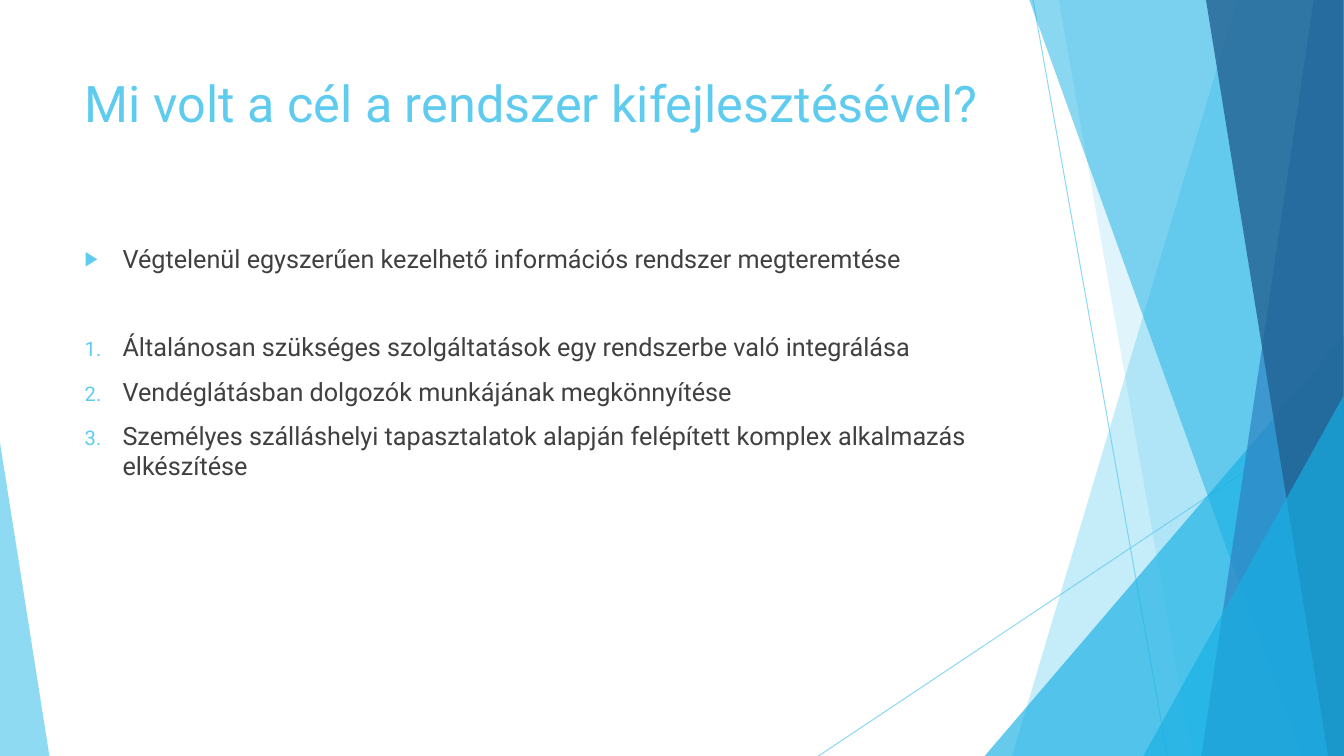
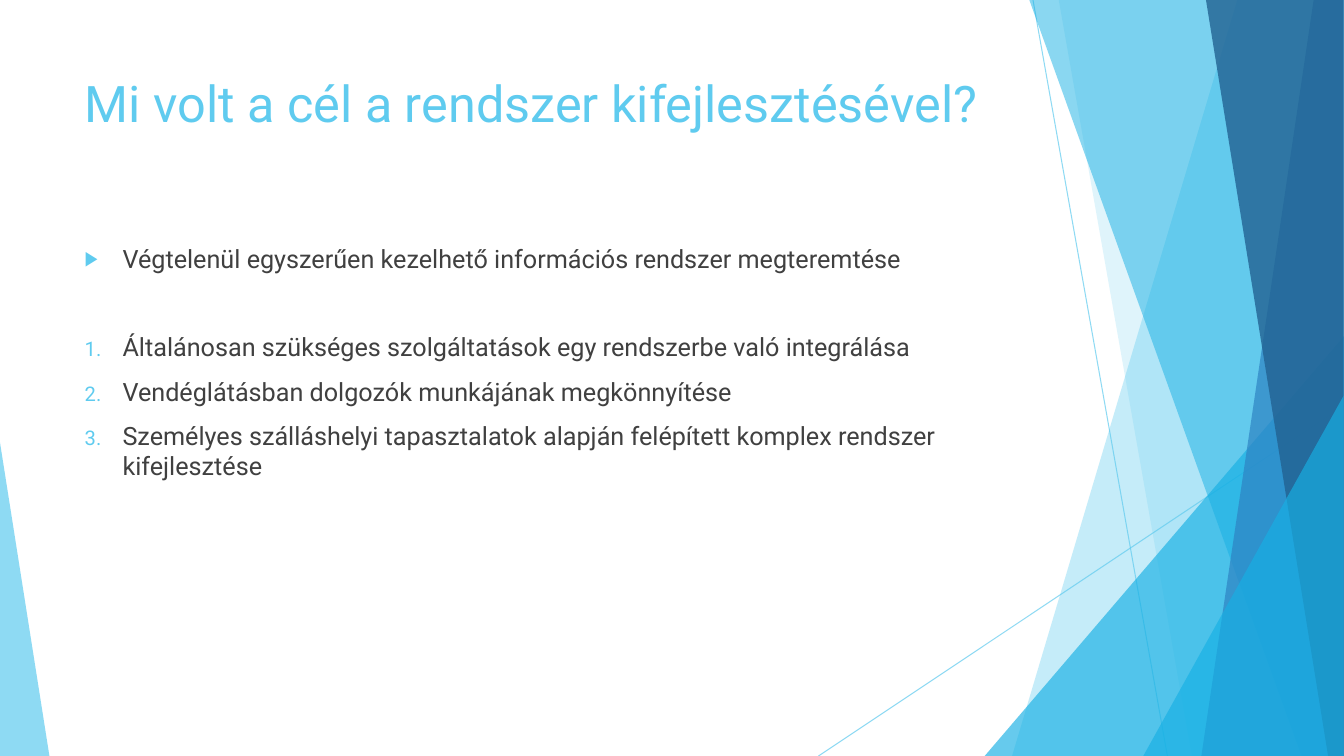
Before and after one commit to jbence1994/Virtual-Receptionist-projection, a slide deck: slide 3 of documentation/VR.pptx. Drawn at 1344x756 pixels with LibreOffice and Linux fonts; fonts in the diff are those of the drawing. Boxes give left, top, right and bottom in pixels: in the first picture for what was removed or moved away, otherwise in the second. Text is boxed around its words. In the diff, an @@ line names an element or a change of style, - is before the commit and + after.

```diff
--- a/documentation/VR.pptx
+++ b/documentation/VR.pptx
@@ text at (x1=123, y1=426, x2=935, y2=481): text changed @@
-3. Személyes szálláshelyi tapasztalatok alapján felépített komplex alkalmazás elkészítése
+3. Személyes szálláshelyi tapasztalatok alapján felépített komplex rendszer kifejlesztése
```
Also in this commit, not shown: 6 other slides changed, 3 slides added, 2 slides removed.
